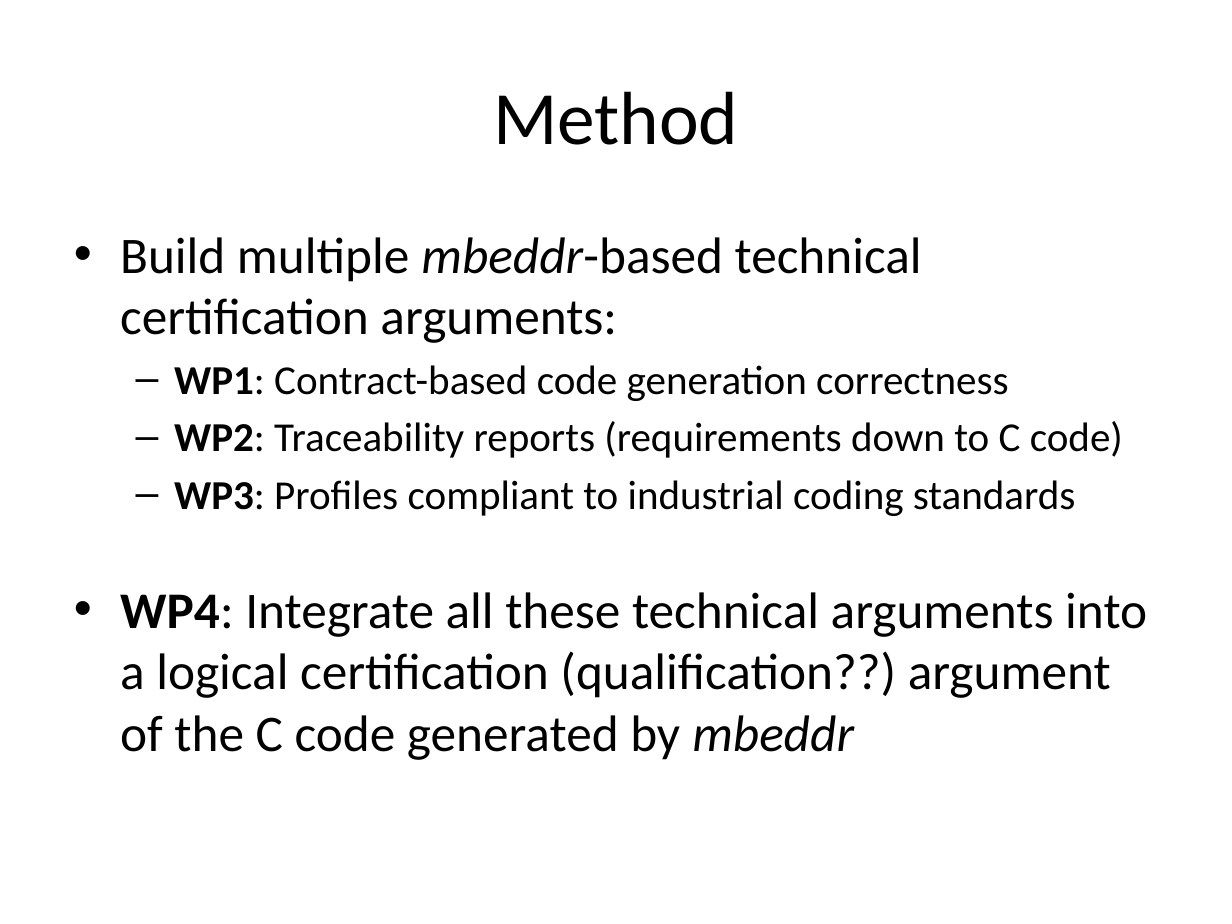
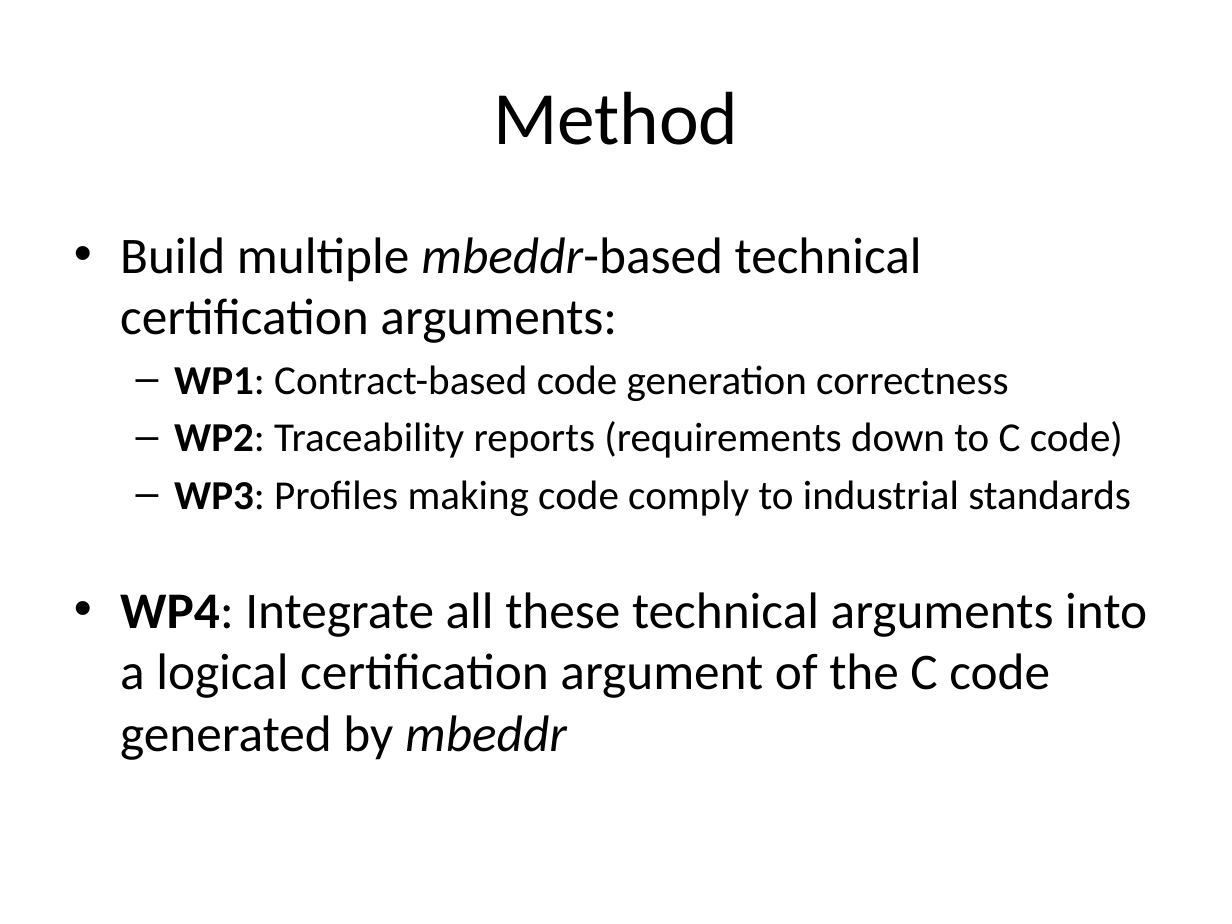
Before and after one commit to levilucio/cert_mbeddr, a slide deck: slide 4 of presentations/cert-mbeddr.pptx. Drawn at 1232x924 pixels with LibreOffice and Linux fonts; fonts in the diff are those of the drawing. Boxes give left, top, right and bottom in pixels: in the first picture for what was removed or moved away, otherwise in the second. Text is boxed around its words. In the diff, an @@ line names an element or a change of style, - is before the commit and + after.

```diff
--- a/presentations/cert-mbeddr.pptx
+++ b/presentations/cert-mbeddr.pptx
@@ text at [120, 480, 1147, 760]: text changed @@
-  – WP3: Profiles compliant to industrial coding standards
-• WP4: Integrate all these technical arguments into a logical certification (qualification??) argument of the C code generated by mbeddr
+  – WP3: Profiles making code comply to industrial standards
+• WP4: Integrate all these technical arguments into a logical certification argument of the C code generated by mbeddr
```
Also in this commit, not shown: 2 other slides changed, 2 slides added, 6 other files.
